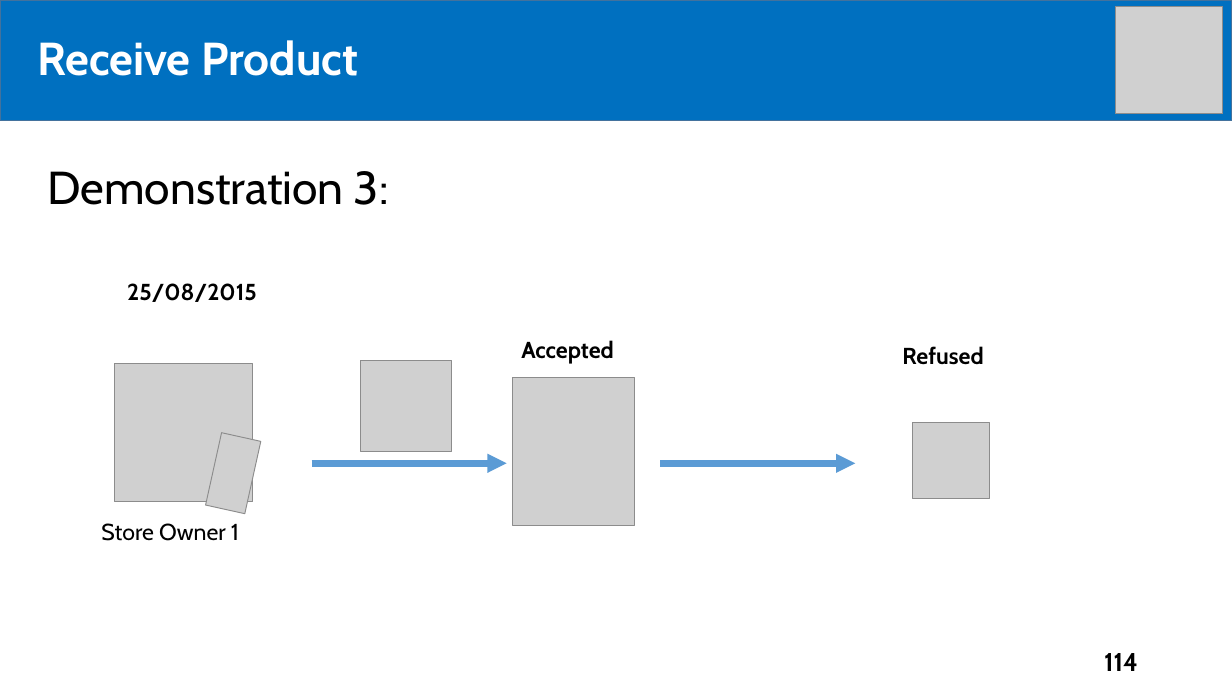
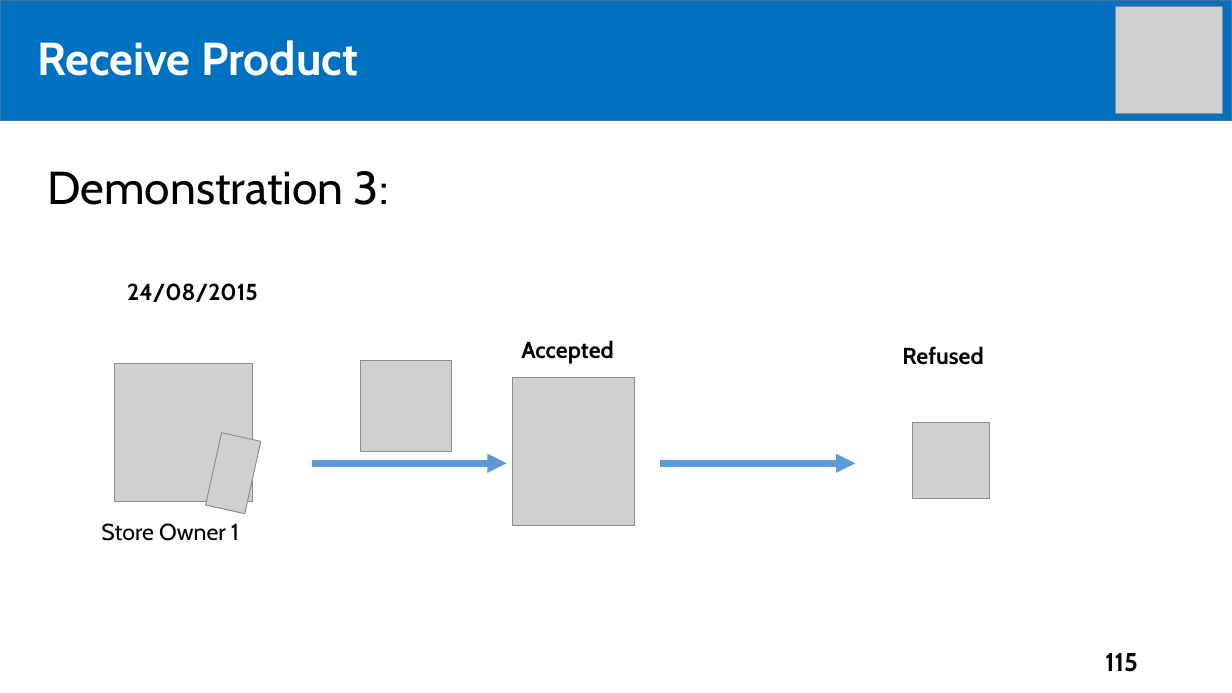
Before and after one commit to tiendan3108/CP, a slide deck: slide 115 of Source/Presentation/PreFinalPresentation.pptx (slide 114 before the commit). Drawn at 1232x693 pixels with LibreOffice and Linux fonts; fonts in the diff are those of the drawing; grey boxes stand for pictures. Boxes give left, top, right and bottom in pixels: in the first picture for what was removed or moved away, otherwise in the second. Text is boxed around its words. In the diff, an @@ line names an element or a change of style, - is before the commit and + after.

```diff
--- a/Source/Presentation/PreFinalPresentation.pptx
+++ b/Source/Presentation/PreFinalPresentation.pptx
@@ text at (127, 283, 258, 302): text changed @@
-25/08/2015
+24/08/2015
@@ page number at (1105, 653, 1138, 672): text changed @@
-114
+115
```
Also in this commit, not shown: 11 other slides changed, 9 slides added, 3 slides removed.
